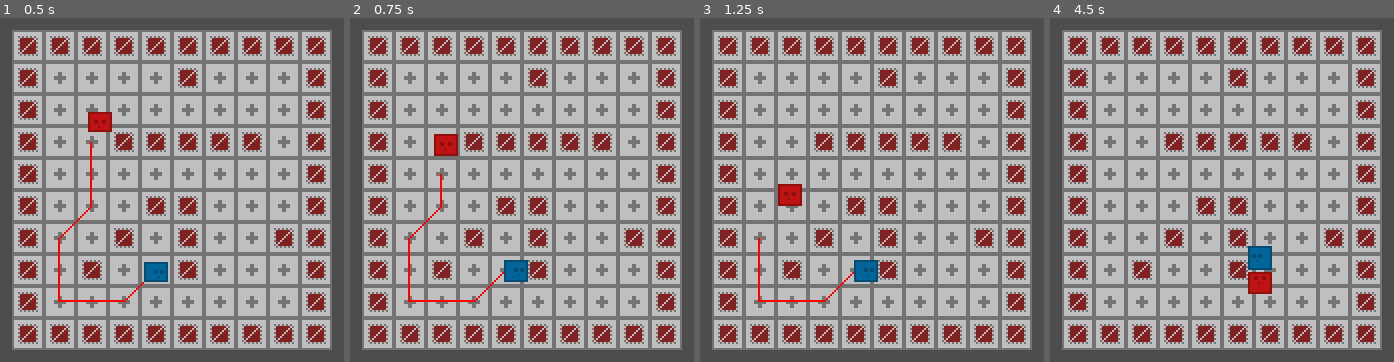
Above: before the commit, frames 1-4 (left to right).
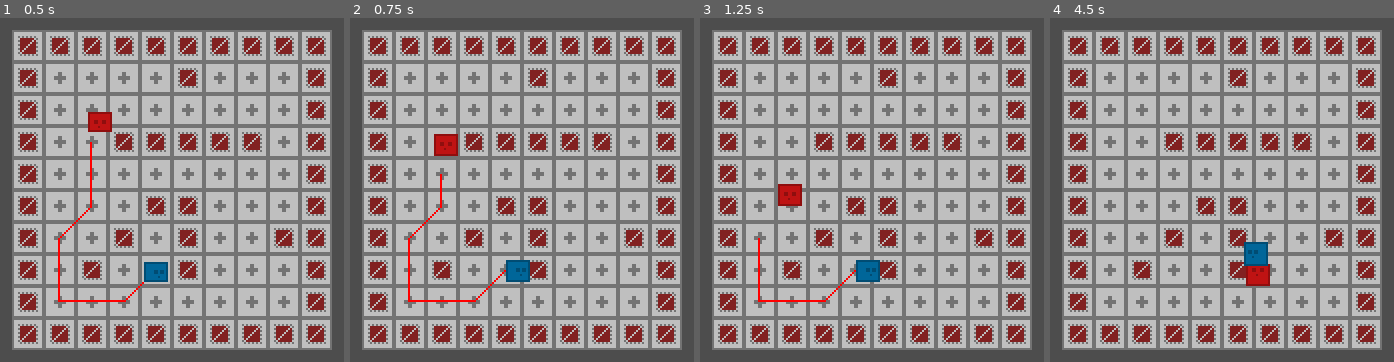
Above: after the commit, the same moments.

Repository: ewylson/custom-pathfinding
Game: Godot game, scene res://demo/demo_level.tscn
The game is run twice, just before and just after one commit, with the same random seed, the same clock (stepped at 60 frames per second) and the same inputs.
Inputs:
- Up to frame 1 (0.5 s): no input
- Up to frame 2 (0.75 s): hold Right (ui_right) from 0.53 s (still down)
- Up to frame 3 (1.25 s): keep holding Right (ui_right)
- Up to frame 4 (4.5 s): release Right (ui_right) at 1.28 s; hold Down (ui_down) 1.28-2.03 s; hold Right (ui_right) 2.03-2.78 s; hold Up (ui_up) 2.78-3.53 s; hold Left (ui_left) from 3.53 s (still down)

Frame 1 is identical in both runs. In frame 2, 0.2% of the frame differs, in the area x 44-53%, y 70-77%; in frame 3, 0.2%; in frame 4, 0.8%, in the area x 56-65%, y 65-81%.

Commit message:
[misc] update demo

Diff:
--- a/demo/demo_level.tscn
+++ b/demo/demo_level.tscn
@@ -39,7 +39,7 @@
 movement_target = NodePath("../PlayableCharacter")
 
 [node name="Pathfinder2D" parent="EnemyCharacter" index="2"]
-target_desired_distance = 5.0
+target_desired_distance = 12.0
 diagonal_mode = 3
 debug_enabled = true
 
--- a/demo/entity/entity.tscn
+++ b/demo/entity/entity.tscn
@@ -5,7 +5,7 @@
 [ext_resource type="Script" path="res://demo/entity/component/kinds/animation_component.gd" id="3_m812r"]
 
 [sub_resource type="CircleShape2D" id="CircleShape2D_4aa5c"]
-radius = 6.0
+radius = 5.0
 
 [sub_resource type="Animation" id="Animation_rf471"]
 length = 0.001
